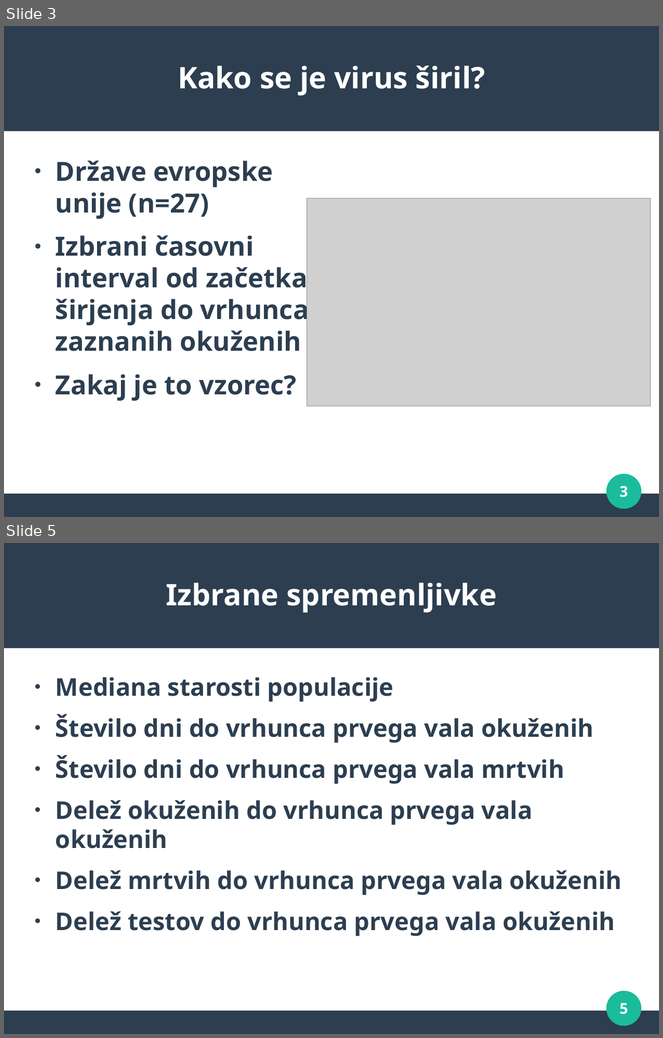
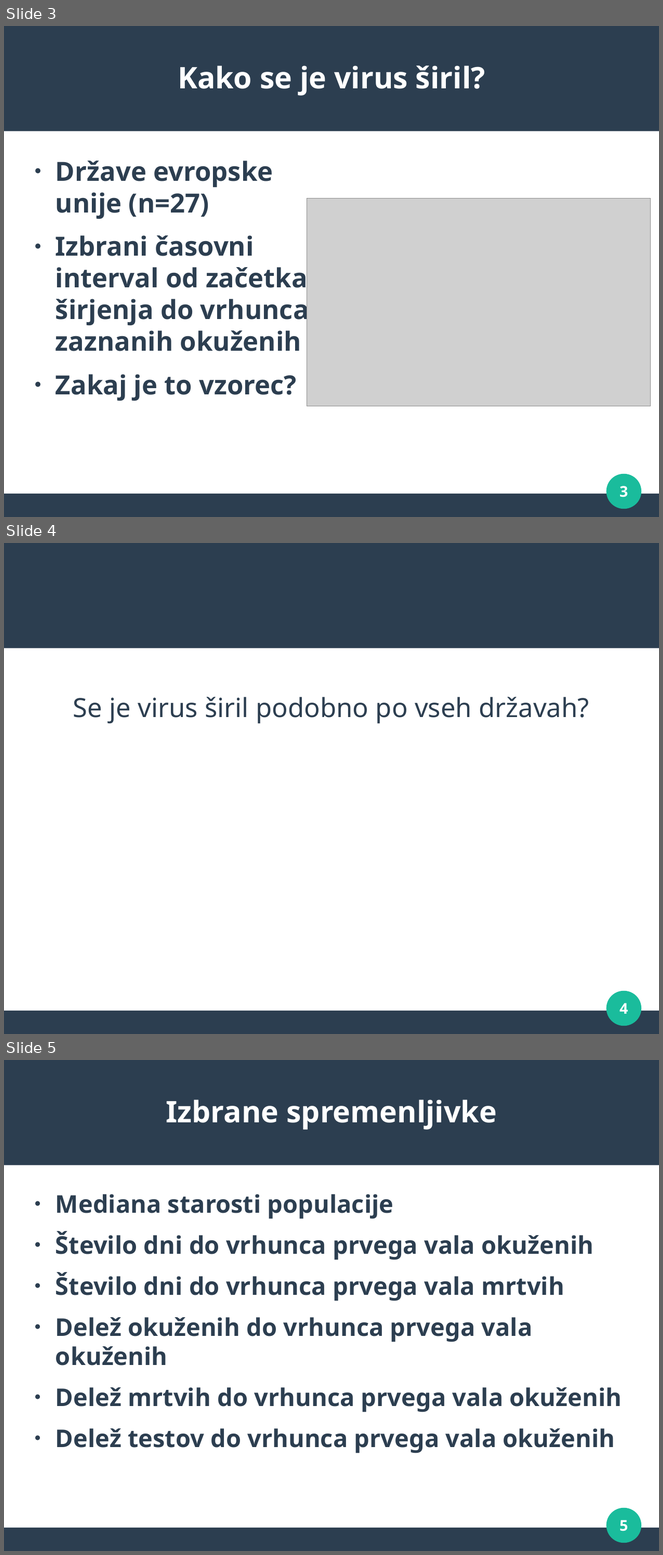
Before and after one commit to KalcMatej99/Seminarska-VS-Covid-19, a slide deck: Prezentacija/covid-19.odp. Shown one above the other, each under a label of ours: slides 3 and 5 before the commit, slides 3, 4 and 5 after it; the slides between them are not shown. The pictures are 663x1038 and 663x1555 pixels, drawn with LibreOffice and Linux fonts; fonts in the diff are those of the drawing; grey boxes stand for pictures. Boxes give left, top, right and bottom in pixels: in the first picture for what was removed or moved away, otherwise in the second. Text is boxed around its words. In the diff, an @@ line names an element or a change of style, - is before the commit and + after.

```diff
--- a/Prezentacija/covid-19.odp
+++ b/Prezentacija/covid-19.odp
@@ slide 4 added at (4, 543, 659, 1034), background #FFFFFF; not listed: 3 template elements that a slide beside it also shows @@
@@ subtitle added at (73, 697, 589, 723), 32 pt, text #2C3E50 @@
+Se je virus širil podobno po vseh državah?
@@ page number added at (620, 1003, 628, 1014), 18 pt, text #FFFFFF, bold @@
+4
```
Also in this commit, not shown: 3 slides changed, 1 slide removed, 2 other files.
